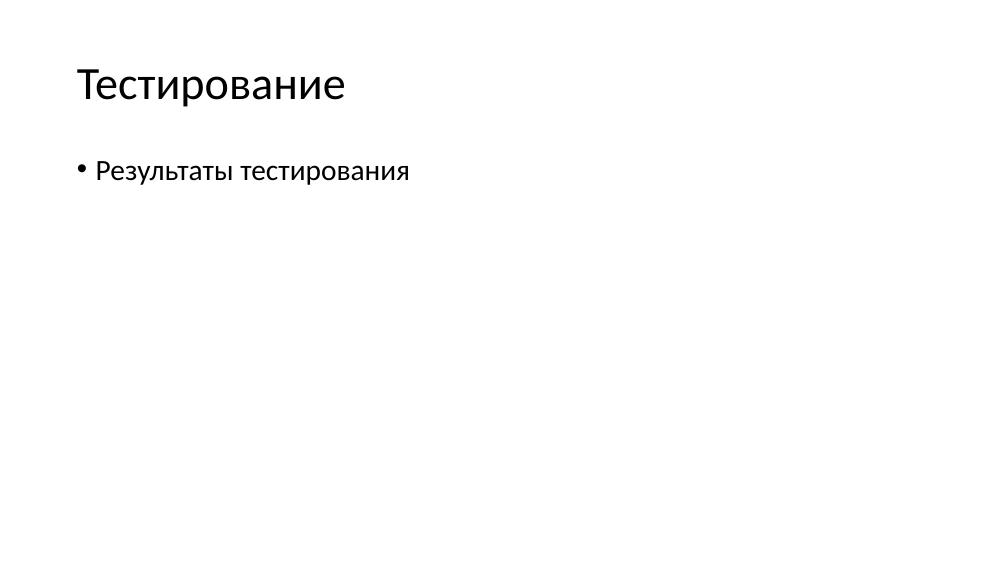
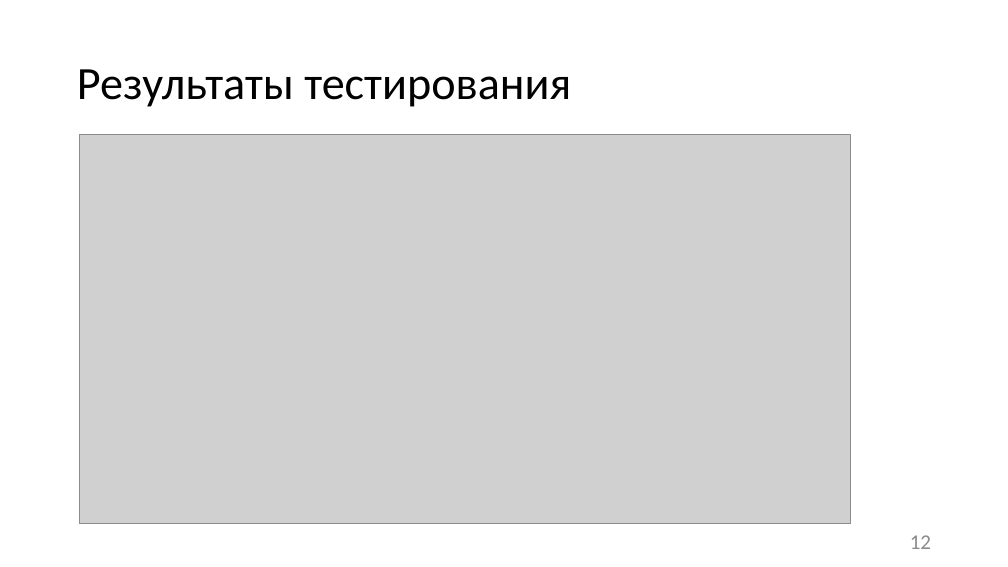
Before and after one commit to liza-dobrynina/MyCosts, a slide deck: slide 12 of Документация/Презентация.pptx. Drawn at 1008x567 pixels with LibreOffice and Linux fonts; fonts in the diff are those of the drawing; grey boxes stand for pictures. Boxes give left, top, right and bottom in pixels: in the first picture for what was removed or moved away, otherwise in the second. Text is boxed around its words. In the diff, an @@ line names an element or a change of style, - is before the commit and + after.

```diff
--- a/Документация/Презентация.pptx
+++ b/Документация/Презентация.pptx
@@ title at box(77, 69, 571, 107): text changed @@
-Тестирование
+Результаты тестирования
@@ picture added at box(80, 135, 851, 523) @@
@@ text removed at box(96, 161, 410, 185) @@
-• Результаты тестирования
@@ page number added at box(910, 535, 931, 549), 20 pt, text #8C8C8C @@
+12
```
Also in this commit, not shown: 14 other slides changed, 1 slide added, 2 slides removed.
